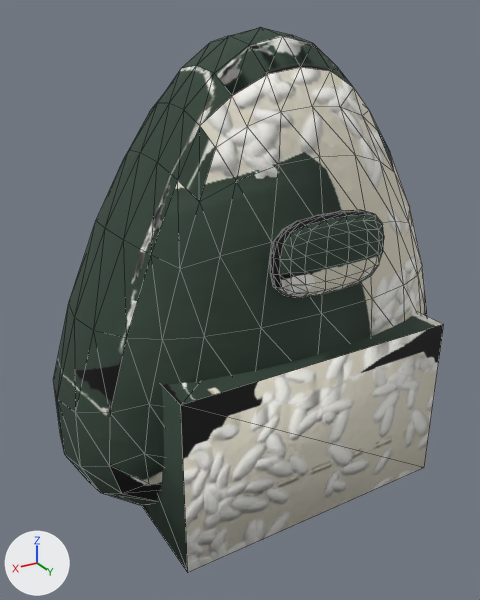
An edit to the glTF model game/props/food/onigiri_salmon.glb, drawn before and after from the same camera.
Rendered twice from a camera (50 mm lens) standing at (0.087, 0.1359, 0.1227) and looking at (0.0038, -0.0028, 0.0533). Lighting does not change. The marker at lower left points along +X, +Y and +Z. The first picture is the older version. Mesh edges are drawn as thin lines. Where no turn or scale is listed for an object, it has been applied to the vertices. Vertices at exactly the same position are counted once.

The first picture shows 'prop_onigiri_salmon_felt'.
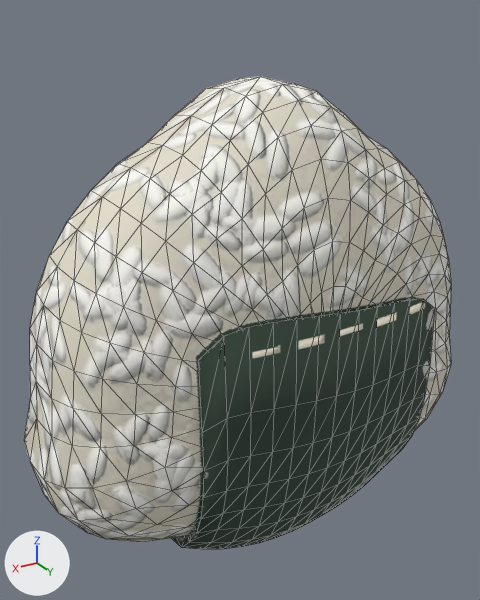
Boxes [x1, y1, x2, y2] around the edits, measured in the pictures (480 x 600 px):
'prop_onigiri_salmon_felt', reshaped (9% wider, 13% shorter): before [53, 27, 444, 572]; after [24, 77, 451, 549]
part 1 of me_prop_onigiri_salmon_felt, rebuilt (14% wider): before [53, 27, 427, 505]; after [24, 77, 451, 542]
part 2 of me_prop_onigiri_salmon_felt, rebuilt (13% narrower): before [142, 312, 444, 572]; after [171, 299, 435, 549]
part 3 of me_prop_onigiri_salmon_felt, deleted: before [270, 210, 384, 298]

The change, as a list of edits to the scene's bpy script:
```text
Change me_prop_onigiri_salmon_felt:
    used by ob_prop_onigiri_salmon_felt; location = (0.0, 0.0, 0.0)
    remove me_prop_onigiri_salmon_felt.from_pydata(...)  # 378 vertices, 744 faces; spans x -0.0549..0.0549, y -0.03..0.0315, z 0.0..0.12
    add me_prop_onigiri_salmon_felt.from_pydata(...)  # 1124 vertices, 2240 faces; spans x -0.063..0.063, y -0.0339..0.0339, z -0.0156..0.1095
    me_prop_onigiri_salmon_felt part 1: the loose piece of 218 vertices spanning x -0.0549..0.0549, y -0.027..0.027, z 0.0..0.12 is rebuilt with 682 vertices and now spans x -0.063..0.063, y -0.0315..0.0315, z -0.0132..0.1095
    me_prop_onigiri_salmon_felt part 2: the loose piece of 8 vertices spanning x -0.0375..0.0375, y -0.03..0.03, z 0.0045..0.0495 is rebuilt with 442 vertices and now spans x -0.0332..0.0333, y -0.0339..0.0339, z -0.0156..0.064
    me_prop_onigiri_salmon_felt part 3: the loose piece of 152 vertices spanning x -0.0149..0.0149, y 0.0255..0.0315, z 0.066..0.084 is deleted
```
